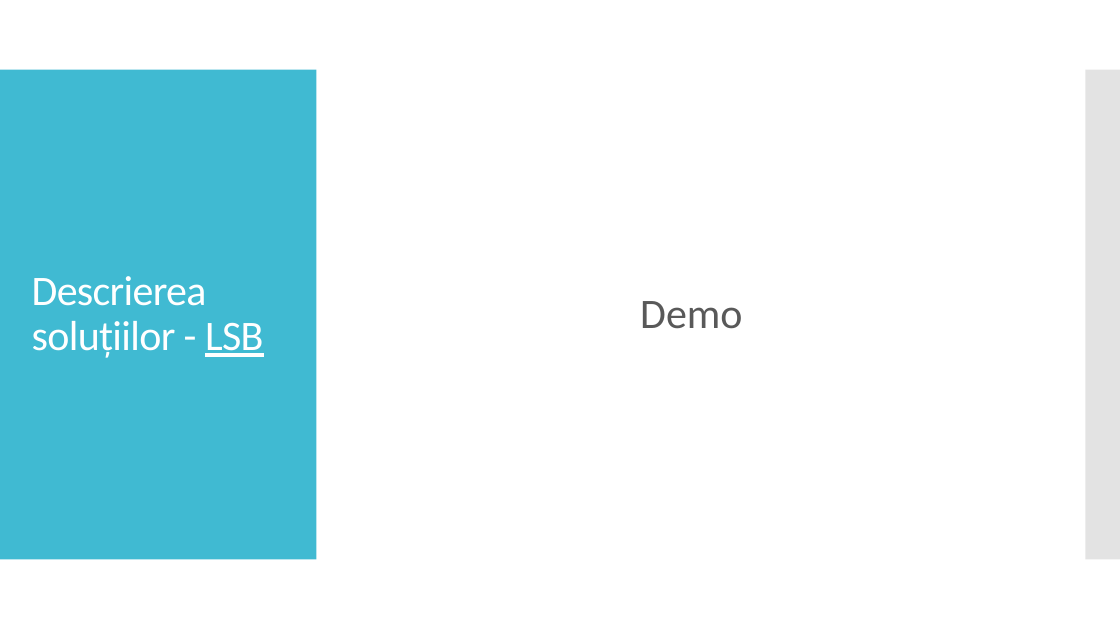
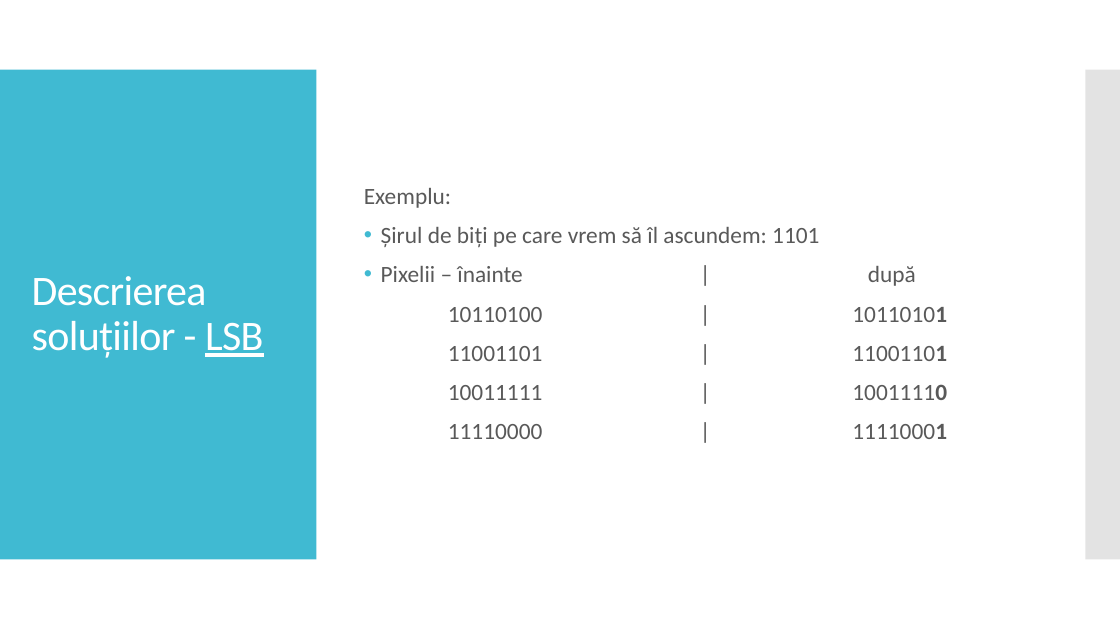
Before and after one commit to AlexDomnaru/StegoAlgorithms, a slide deck: slide 11 of Licenta2018DomnaruAlexandru/Prezentare.pptx. Drawn at 1120x630 pixels with LibreOffice and Linux fonts; fonts in the diff are those of the drawing. Boxes give left, top, right and bottom in pixels: in the first picture for what was removed or moved away, otherwise in the second. Text is boxed around its words. In the diff, an @@ line names an element or a change of style, - is before the commit and + after.

```diff
--- a/Licenta2018DomnaruAlexandru/Prezentare.pptx
+++ b/Licenta2018DomnaruAlexandru/Prezentare.pptx
@@ text at (x1=364, y1=188, x2=947, y2=439): text changed; size 36 to 20 pt @@
-Demo
+Exemplu:
+• Șirul de biți pe care vrem să îl ascundem: 1101
+• Pixelii – înainte | după
+10110100 | 10110101
+11001101 | 11001101
+10011111 | 10011110
+11110000 | 11110001
```
Also in this commit, not shown: 8 other slides changed, 3 slides added, 15 other files.
